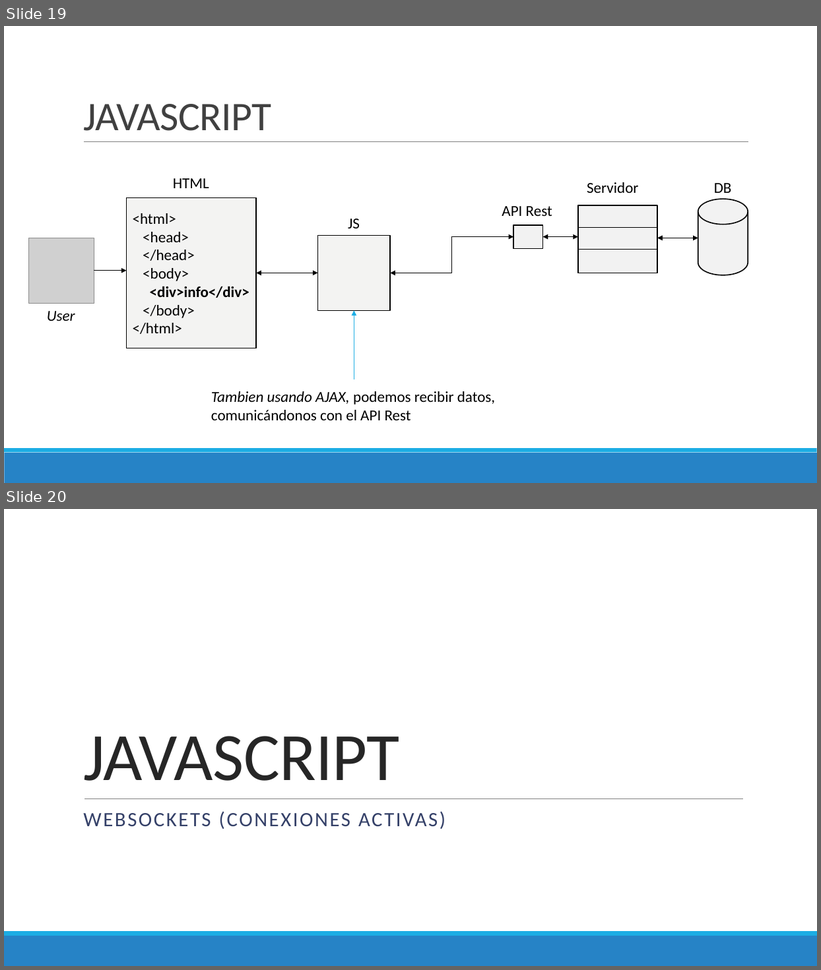
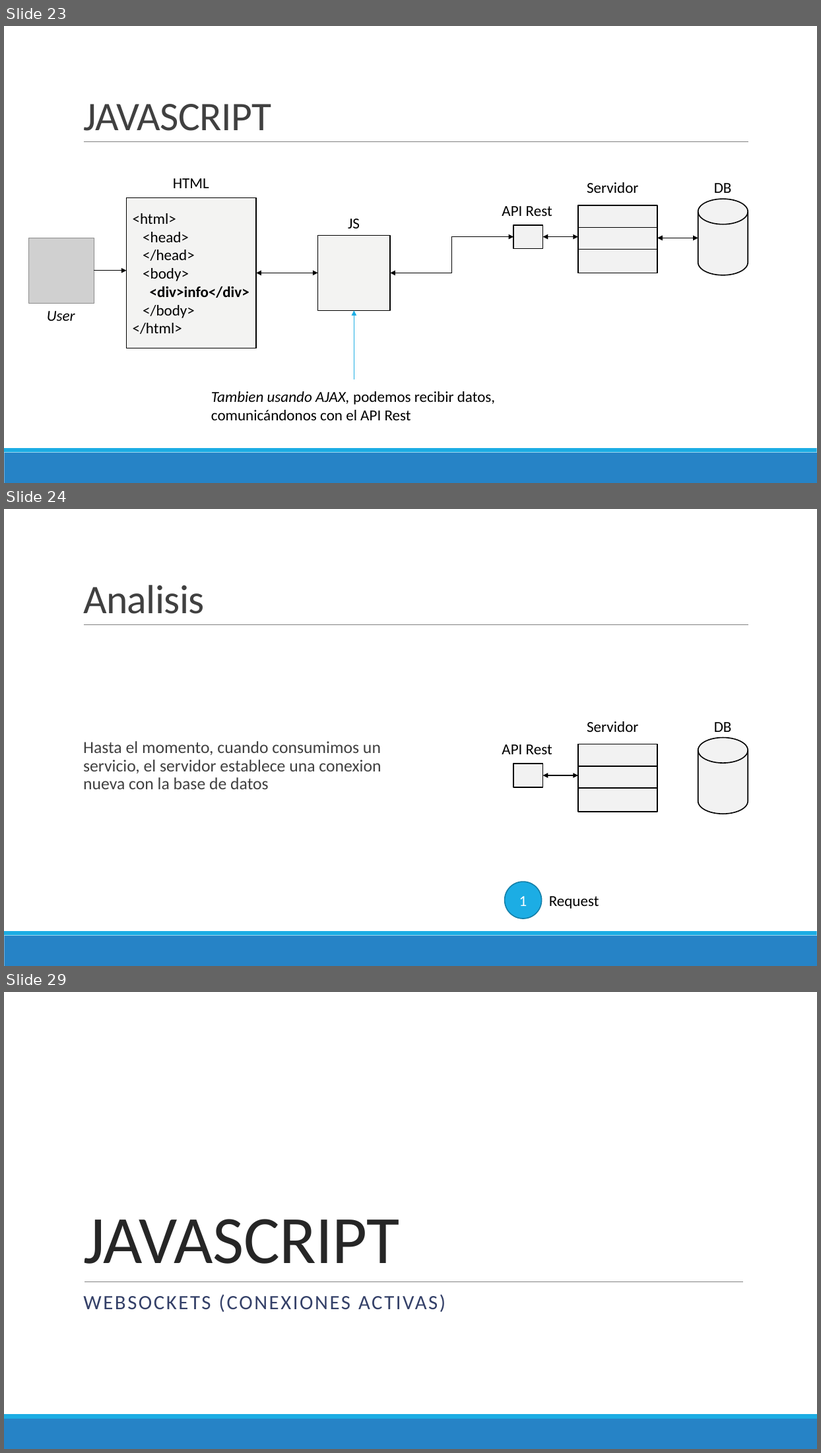
Before and after one commit to Domiciano/PrograRed201, a slide deck: Semana 14/Presentación.pptx. Shown one above the other, each under a label of ours: slides 19 and 20 before the commit, slides 23, 24 and 29 after it; the slides between them are not shown. The pictures are 821x970 and 821x1453 pixels, drawn with LibreOffice and Linux fonts; fonts in the diff are those of the drawing; grey boxes stand for pictures. Boxes give left, top, right and bottom in pixels: in the first picture for what was removed or moved away, otherwise in the second. Text is boxed around its words. In the diff, an @@ line names an element or a change of style, - is before the commit and + after.

```diff
--- a/Semana 14/Presentación.pptx
+++ b/Semana 14/Presentación.pptx
@@ slide 24 added at (4, 509, 817, 966), background #FFFFFF; not listed: 3 template elements that a slide beside it also shows @@
@@ title added at (83, 585, 205, 614), 48 pt, text #404040 @@
+Analisis
@@ text added at (587, 722, 638, 732), 18 pt, text #000000 @@
+Servidor
@@ text added at (714, 722, 732, 732), 18 pt, text #000000 @@
+DB
@@ text added at (83, 741, 381, 789), 20 pt, text #404040 @@
+  Hasta el momento, cuando consumimos un servicio, el servidor establece una conexion nueva con la base de datos
@@ text added at (502, 745, 552, 755), 18 pt, text #000000 @@
+API Rest
@@ rectangle added at (579, 745, 658, 768), fill #F2F2F2, outline #000000 1.25 pt @@
@@ cylinder added at (698, 738, 748, 814), fill #F2F2F2, outline #000000 1.25 pt @@
@@ rectangle added at (514, 764, 543, 788), fill #F2F2F2, outline #000000 1.25 pt @@
@@ double arrow added from (543, 776) to (578, 776), #000000 1 pt @@
@@ rectangle added at (579, 766, 658, 790), fill #F2F2F2, outline #000000 1.25 pt @@
@@ rectangle added at (579, 788, 658, 812), fill #F2F2F2, outline #000000 1.25 pt @@
@@ ellipse added at (505, 883, 542, 920), fill #1CADE4, outline #1580A9 1.25 pt, 18 pt, text #FFFFFF @@
+1
@@ text added at (549, 896, 599, 909), 18 pt, text #000000 @@
+Request
@@ what was slide 19 is now slide 23 @@
@@ what was slide 20 is now slide 29 @@
```
Also in this commit, not shown: 10 other slides added.
